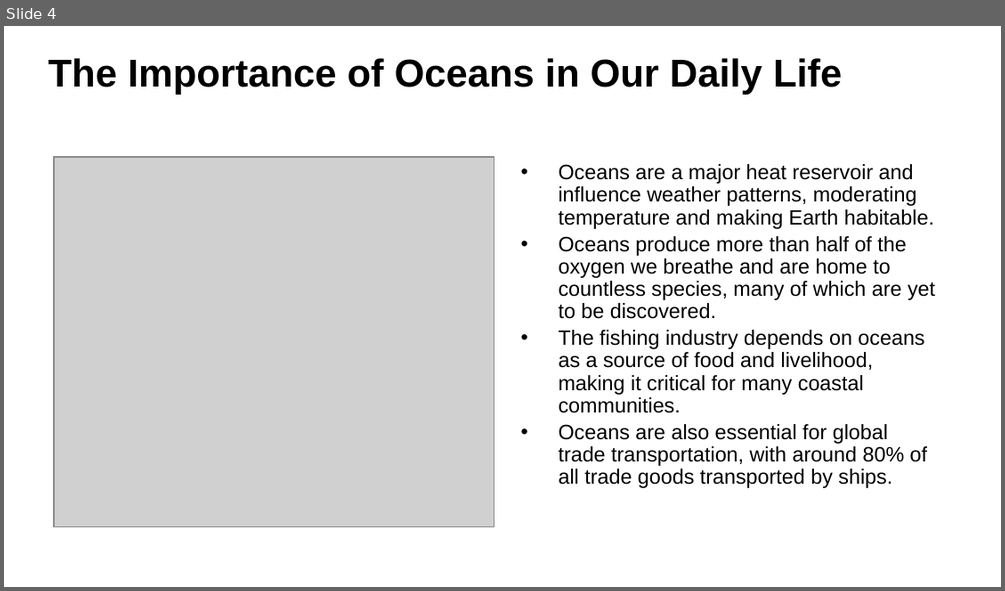
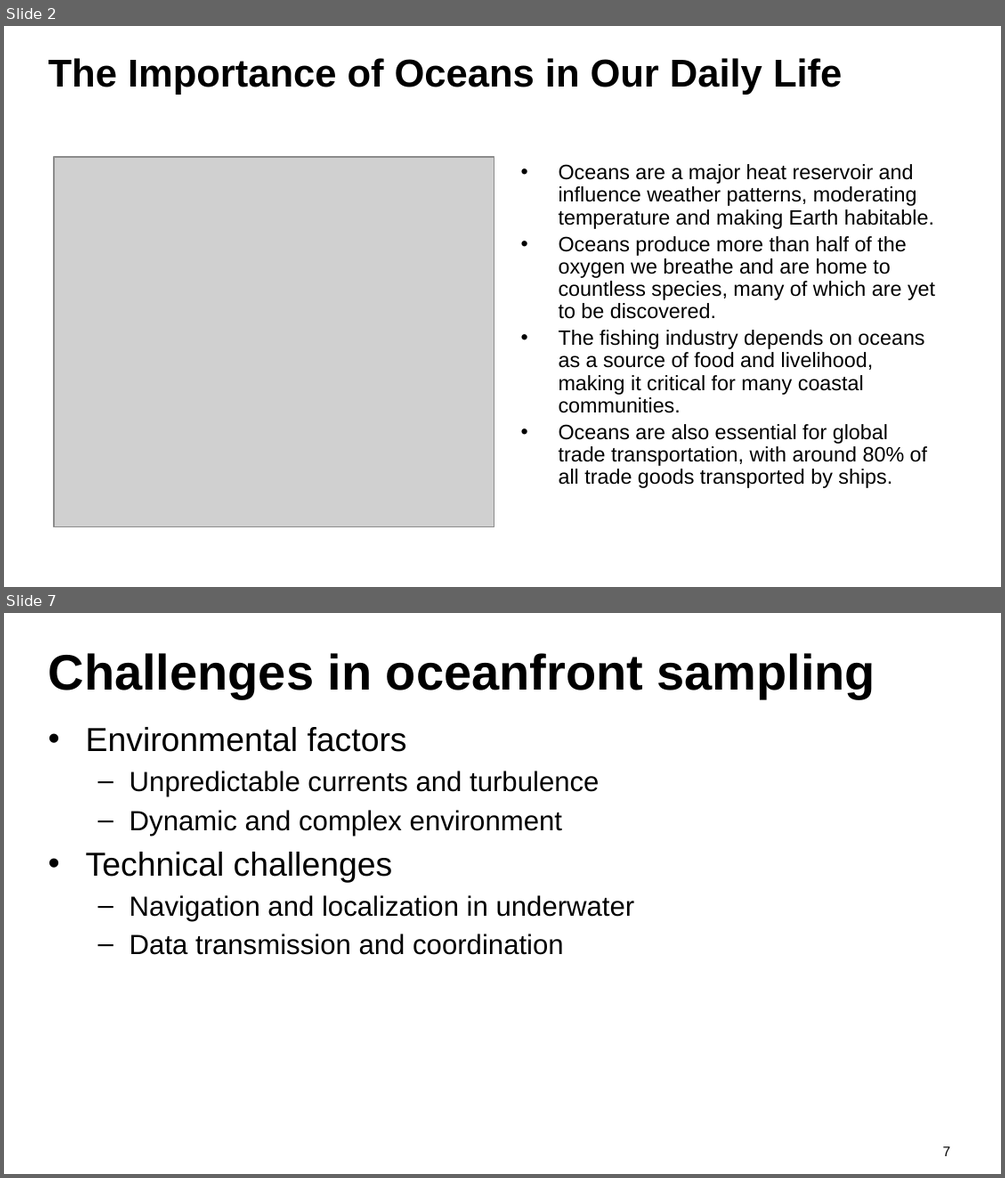
Before and after one commit to YaolinGe/THESIS, a slide deck: presentation/slides/phd.pptx. Shown one above the other, each under a label of ours: slide 4 before the commit, slides 2 and 7 after it; the slides between them are not shown. The pictures are 1005x591 and 1005x1178 pixels, drawn with LibreOffice and Linux fonts; fonts in the diff are those of the drawing; grey boxes stand for pictures; background and template pictures are left out. Boxes give left, top, right and bottom in pixels: in the first picture for what was removed or moved away, otherwise in the second. Text is boxed around its words. In the diff, an @@ line names an element or a change of style, - is before the commit and + after.

```diff
--- a/presentation/slides/phd.pptx
+++ b/presentation/slides/phd.pptx
@@ slide 7 added at [4, 613, 1001, 1174], background #FFFFFF @@
@@ title added at [48, 653, 876, 698], 36 pt, text #000000, bold @@
+Challenges in oceanfront sampling
@@ text added at [86, 727, 635, 955], 20 pt, text #000000 @@
+• Environmental factors
+  – Unpredictable currents and turbulence
+  – Dynamic and complex environment
+• Technical challenges
+  – Navigation and localization in underwater
+  – Data transmission and coordination
@@ page number added at [943, 1146, 951, 1156], 10 pt, text #000000 @@
+7
@@ what was slide 4 is now slide 2 @@
```
Also in this commit, not shown: 2 slides changed, 7 other slides added, 5 slides removed, 3 other files.
